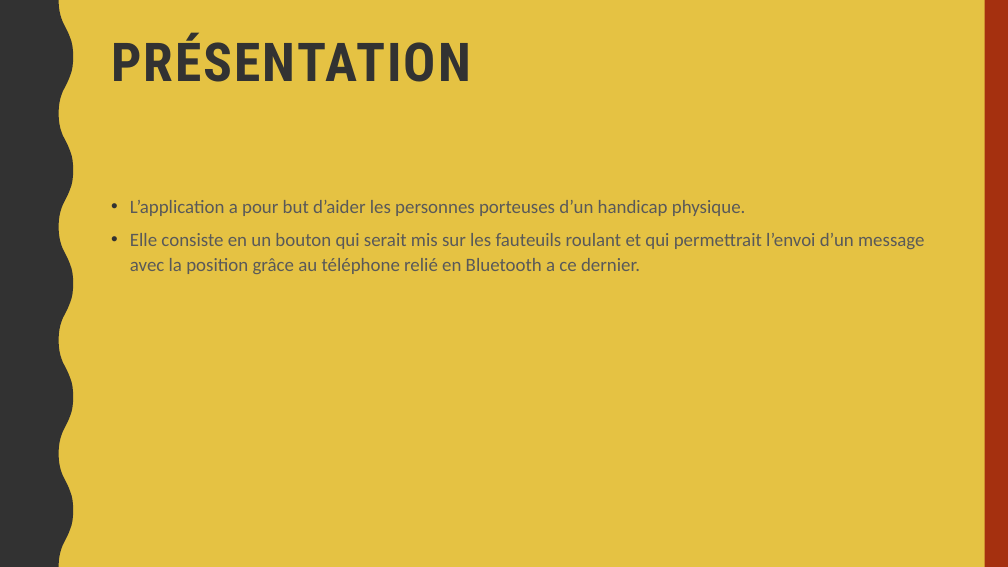
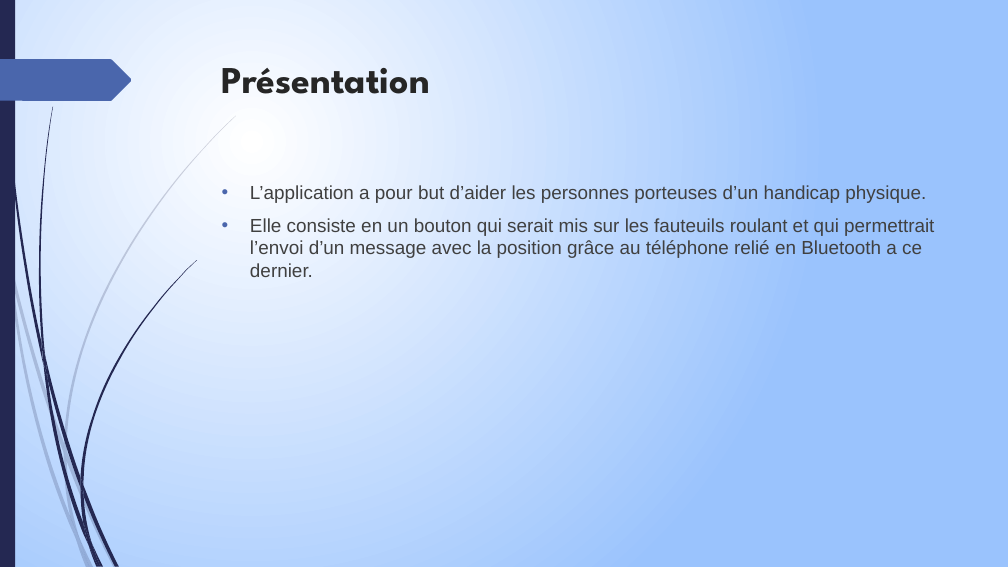
Before and after one commit to PandaPoPy/arduino_thinkcode, a slide deck: slide 2 of cours/Irondelle.pptx. Drawn at 1008x567 pixels with LibreOffice and Linux fonts; fonts in the diff are those of the drawing. Boxes give left, top, right and bottom in pixels: in the first picture for what was removed or moved away, otherwise in the second. Text is boxed around its words. In the diff, an @@ line names an element or a change of style, - is before the commit and + after.

```diff
--- a/cours/Irondelle.pptx
+++ b/cours/Irondelle.pptx
@@ background #E5C243 to gradient #FFFFFF to #9BC3FE @@
@@ freeform shape removed at bbox=[0, 0, 73, 567] @@
@@ rectangle added at bbox=[0, 0, 15, 567], fill #242852 @@
@@ rectangle removed at bbox=[985, 0, 1008, 567] @@
@@ freeform shape added at bbox=[0, 59, 132, 101], fill #4A66AC @@
@@ title at bbox=[222, 68, 430, 94]: text changed; size 51 to 36 pt; font Roboto Condensed to League Spartan; text colour #323232 to #262626 @@
-PRÉSENTATION
+Présentation
@@ text "L’application a pour but d’aider ...": place and size @@
-text "L’application a pour but d’aider ..." at bbox=[130, 200, 924, 274]
+text "L’application a pour but d’aider ..." at bbox=[250, 185, 934, 277]
@@ text "L’application a pour but d’aider ..." at bbox=[250, 185, 934, 277]: font Calibri to Arial, text colour #595959 to #404040; indent changed; line spacing 1.1 to 1; more space between paragraphs; bullet colour #323232 to #4A66AC @@
@@ group added at bbox=[0, 116, 236, 567]: 10 freeform shapes @@
@@ group added at bbox=[2, 0, 197, 567]: 12 freeform shapes @@
```
Also in this commit, not shown: 12 other slides changed.
